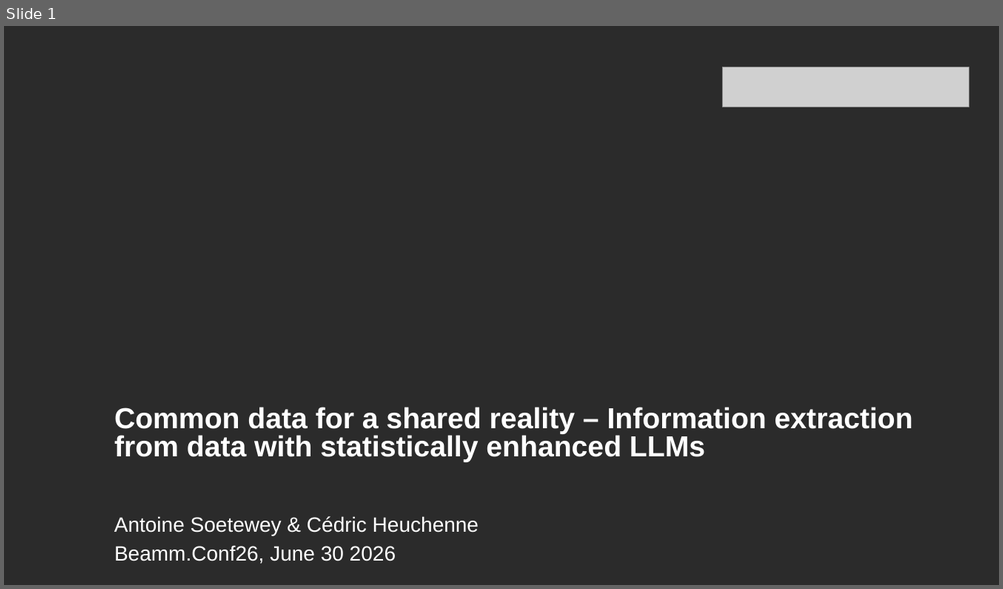
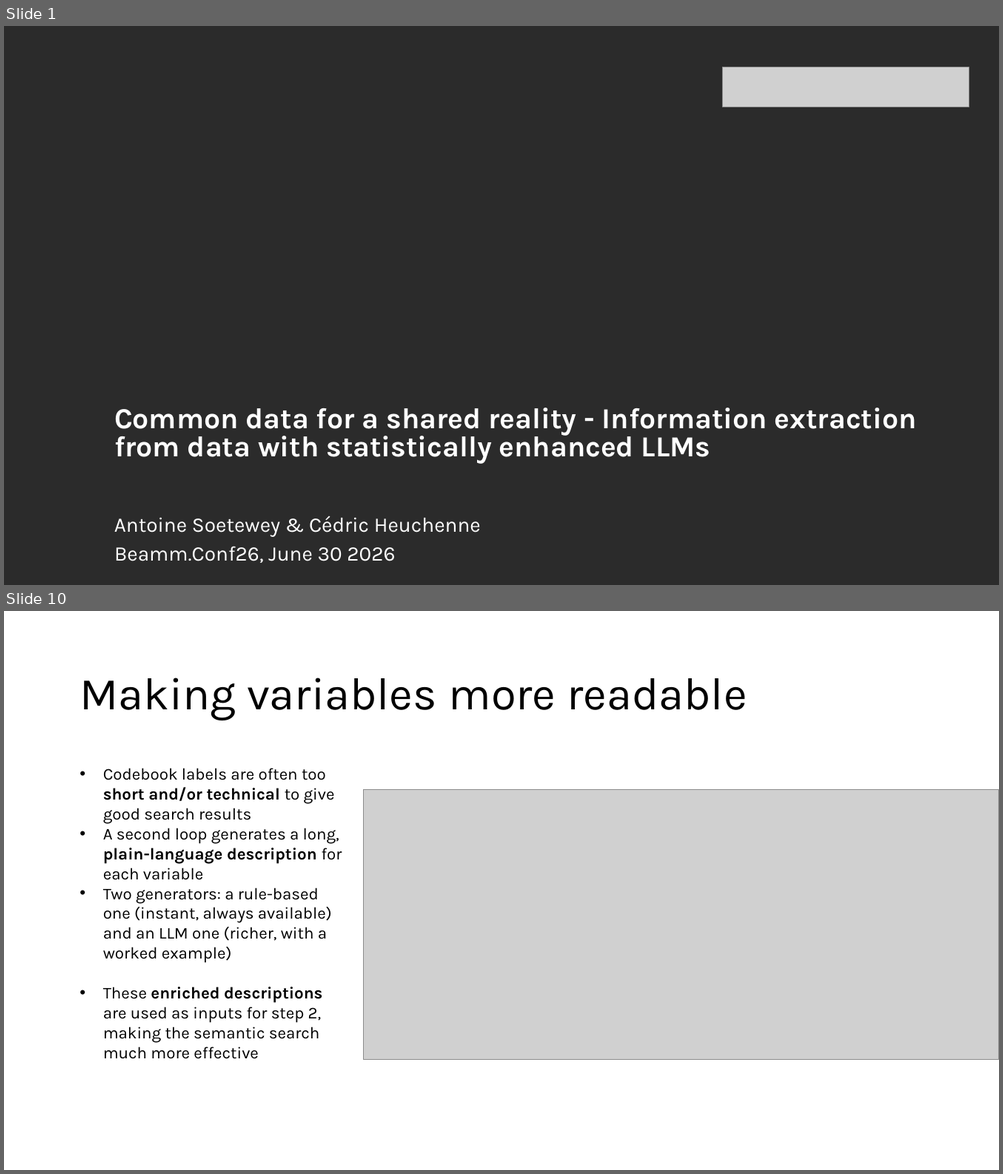
Before and after one commit to AntoineSoetewey/Beamm.Conf26, a slide deck: Slides_AntoineSoetewey_Beamm.Conf26.pptx. Shown one above the other, each under a label of ours: slide 1 before the commit, slides 1 and 10 after it; the slides between them are not shown. The pictures are 1003x589 and 1003x1174 pixels, drawn with LibreOffice and Linux fonts; fonts in the diff are those of the drawing; grey boxes stand for pictures; background and template pictures are left out; a plain dark background stands for a picture behind light text. Boxes give left, top, right and bottom in pixels: in the first picture for what was removed or moved away, otherwise in the second. Text is boxed around its words. In the diff, an @@ line names an element or a change of style, - is before the commit and + after.

```diff
--- a/Slides_AntoineSoetewey_Beamm.Conf26.pptx
+++ b/Slides_AntoineSoetewey_Beamm.Conf26.pptx
@@ slide 10 added at [4,611,999,1170], background #FFFFFF @@
@@ title added at [79,678,746,721], 44 pt, text #000000 @@
+Making variables more readable
@@ text added at [103,768,342,1059], 16 pt, text #000000 @@
+• Codebook labels are often too short and/or technical to give good search results
+• A second loop generates a long, plain-language description for each variable
+• Two generators: a rule-based one (instant, always available) and an LLM one (richer, with a worked example)
+• These enriched descriptions are used as inputs for step 2, making the semantic search much more effective
@@ picture added at [364,790,999,1060] @@
@@ slide 1 changed as well @@
@@ text at [114,408,916,464]: text changed; font Arial to Karla @@
-Common data for a shared reality – Information extraction from data with statistically enhanced LLMs
+Common data for a shared reality - Information extraction from data with statistically enhanced LLMs
@@ text "Antoine Soetewey & Cédric Heuchenne" at [114,517,481,537]: font Arial to Karla @@
@@ text "Beamm.Conf26, June 30 2026" at [114,546,395,563]: font Arial to Karla @@
```
Also in this commit, not shown: 1 other slide changed, 25 other slides added, 1 slide removed.
